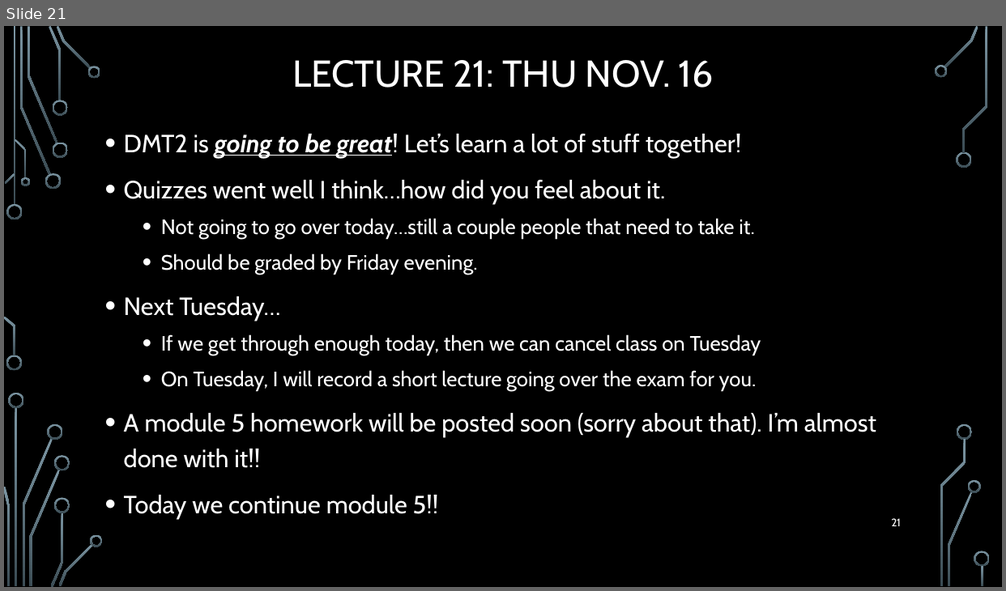
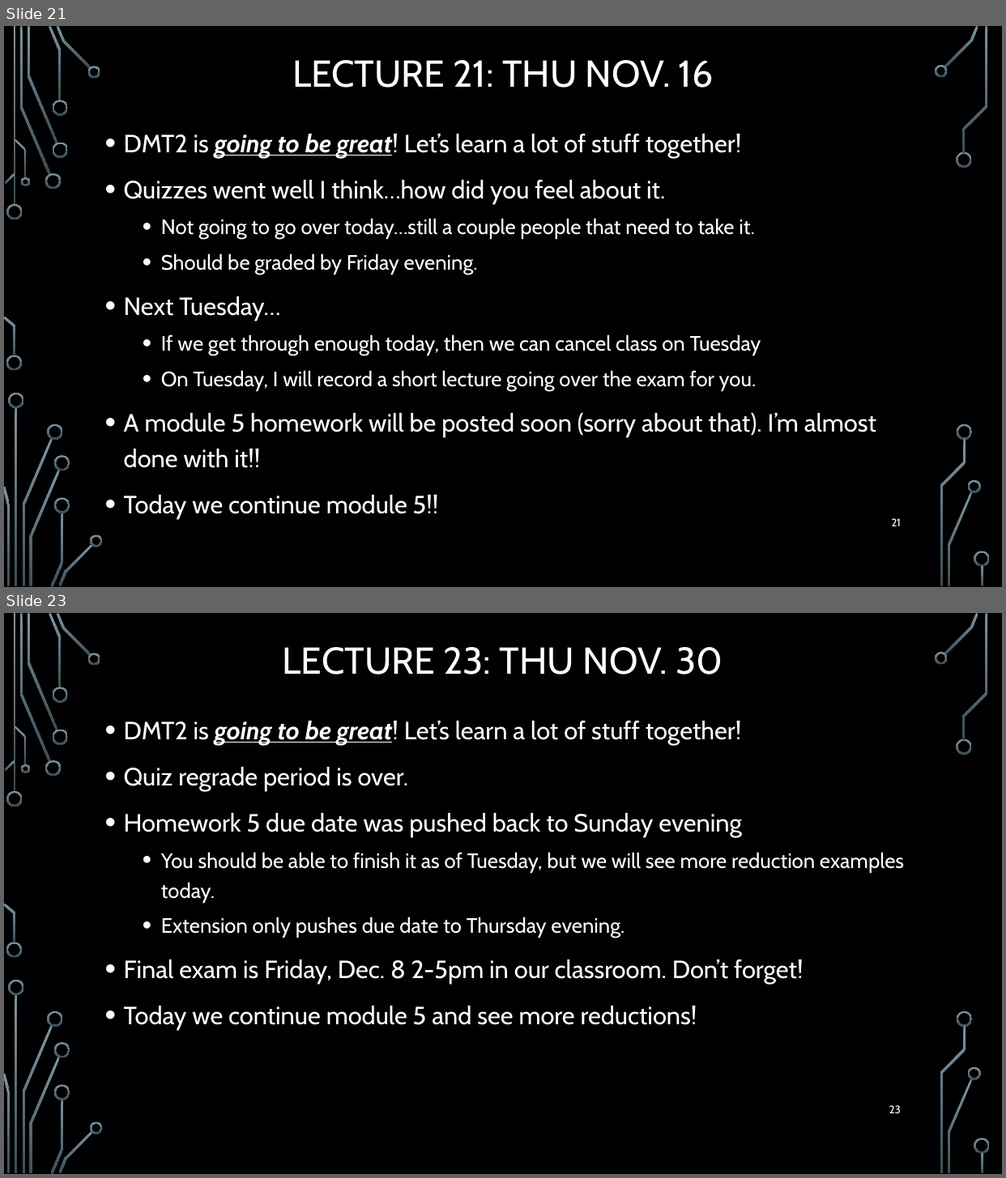
Before and after one commit to markfloryan/dmt2, a slide deck: slides/00-DailyAnnouncements.pptx. Shown one above the other, each under a label of ours: slide 21 before the commit, slides 21 and 23 after it; the slides between them are not shown. The pictures are 1006x591 and 1006x1178 pixels, drawn with LibreOffice and Linux fonts; fonts in the diff are those of the drawing; background and template pictures are left out. Boxes give left, top, right and bottom in pixels: in the first picture for what was removed or moved away, otherwise in the second. Text is boxed around its words. In the diff, an @@ line names an element or a change of style, - is before the commit and + after.

```diff
--- a/slides/00-DailyAnnouncements.pptx
+++ b/slides/00-DailyAnnouncements.pptx
@@ slide 23 added at (4, 613, 1002, 1174), background picture (left out); not listed: 36 template elements that a slide beside it also shows @@
@@ title added at (283, 647, 723, 675), 36 pt, text #FFFFFF @@
+LECTURE 23: THU NOV. 30
@@ text added at (124, 721, 904, 1030), 24 pt, text #FFFFFF @@
+• DMT2 is going to be great! Let’s learn a lot of stuff together!
+• Quiz regrade period is over.
+• Homework 5 due date was pushed back to Sunday evening
+  • You should be able to finish it as of Tuesday, but we will see more reduction examples today.
+  • Extension only pushes due date to Thursday evening.
+• Final exam is Friday, Dec. 8 2-5pm in our classroom. Don’t forget!
+• Today we continue module 5 and see more reductions!
@@ page number added at (889, 1105, 901, 1114), 10.5 pt, text #FFFFFF @@
+23
```
Also in this commit, not shown: 1 slide changed, 4 other files.
